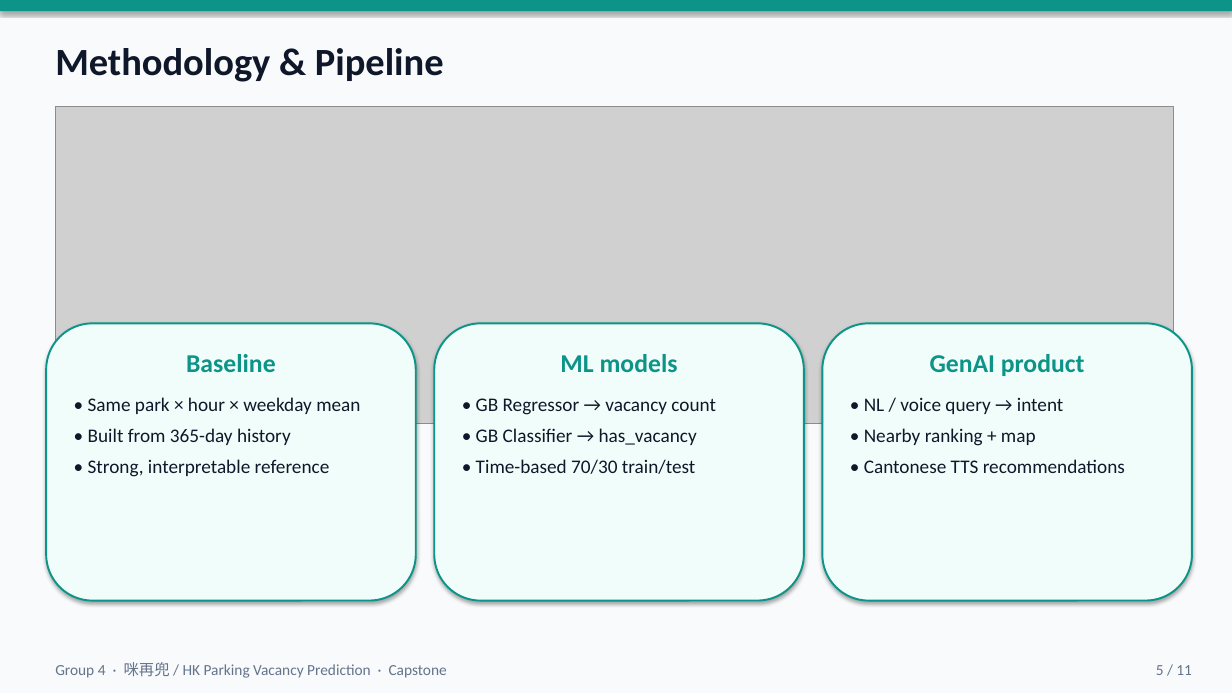
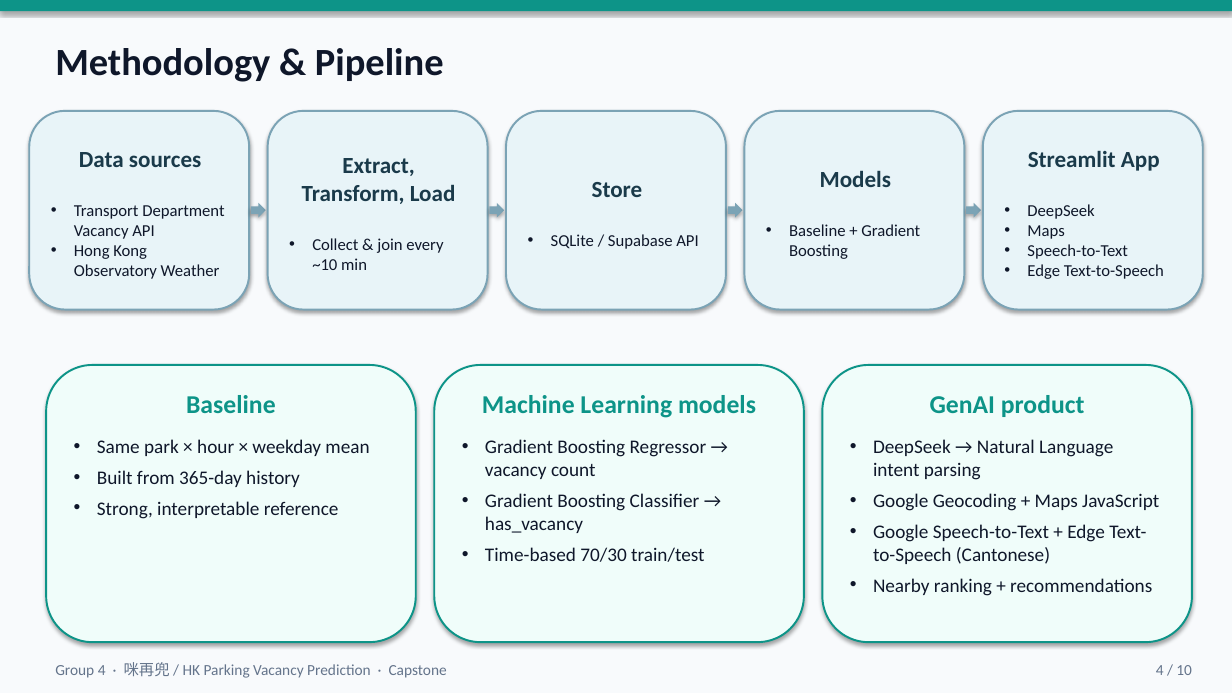
Before and after one commit to keithlky1992/hk-parking-vacancy-prediction, a slide deck: slide 4 of presentation/Group4_HK_Parking_Vacancy_Prediction.pptx (slide 5 before the commit). Drawn at 1232x693 pixels with LibreOffice and Linux fonts; fonts in the diff are those of the drawing; grey boxes stand for pictures. Boxes give left, top, right and bottom in pixels: in the first picture for what was removed or moved away, otherwise in the second. Text is boxed around its words. In the diff, an @@ line names an element or a change of style, - is before the commit and + after.

```diff
--- a/presentation/Group4_HK_Parking_Vacancy_Prediction.pptx
+++ b/presentation/Group4_HK_Parking_Vacancy_Prediction.pptx
@@ rounded rectangle added at bbox=[30, 111, 250, 310], fill #E8F4F8, outline #7BA3B5 1.5 pt, 13 pt, text #0F172A @@
+Data sources
+• Transport Department Vacancy API
+• Hong Kong Observatory Weather
@@ picture removed at bbox=[55, 106, 1174, 423] @@
@@ rounded rectangle added at bbox=[268, 111, 488, 310], fill #E8F4F8, outline #7BA3B5 1.5 pt, 13 pt, text #0F172A @@
+Extract, Transform, Load
+• Collect & join every ~10 min
@@ rounded rectangle added at bbox=[506, 111, 726, 310], fill #E8F4F8, outline #7BA3B5 1.5 pt, 13 pt, text #0F172A @@
+Store
+• SQLite / Supabase API
@@ rounded rectangle added at bbox=[745, 111, 965, 310], fill #E8F4F8, outline #7BA3B5 1.5 pt, 13 pt, text #0F172A @@
+Models
+• Baseline + Gradient Boosting
@@ rounded rectangle added at bbox=[983, 111, 1203, 310], fill #E8F4F8, outline #7BA3B5 1.5 pt, 13 pt, text #0F172A @@
+Streamlit App
+• DeepSeek
+• Maps
+• Speech-to-Text
+• Edge Text-to-Speech
@@ right arrow added at bbox=[251, 202, 266, 217], fill #7BA3B5 @@
@@ right arrow added at bbox=[490, 202, 505, 217], fill #7BA3B5 @@
@@ right arrow added at bbox=[728, 202, 743, 217], fill #7BA3B5 @@
@@ right arrow added at bbox=[967, 202, 982, 217], fill #7BA3B5 @@
@@ 3 rounded rectangles, 2 texts: place and size @@
-3 rounded rectangles, 2 texts at bbox=[46, 323, 1192, 601]
+3 rounded rectangles, 2 texts at bbox=[46, 365, 1192, 642]
@@ text at bbox=[482, 395, 756, 418]: text changed @@
-ML models
+Machine Learning models
@@ text at bbox=[97, 439, 369, 519]: text changed @@
-• Same park × hour × weekday mean
-• Built from 365-day history
-• Strong, interpretable reference
+• Same park × hour × weekday mean
+• Built from 365-day history
+• Strong, interpretable reference
@@ text at bbox=[485, 439, 707, 562]: text changed @@
-• GB Regressor → vacancy count
-• GB Classifier → has_vacancy
-• Time-based 70/30 train/test
+• Gradient Boosting Regressor → vacancy count
+• Gradient Boosting Classifier → has_vacancy
+• Time-based 70/30 train/test
@@ text at bbox=[873, 439, 1159, 596]: text changed @@
-• NL / voice query → intent
-• Nearby ranking + map
-• Cantonese TTS recommendations
+• DeepSeek → Natural Language intent parsing
+• Google Geocoding + Maps JavaScript
+• Google Speech-to-Text + Edge Text-to-Speech (Cantonese)
+• Nearby ranking + recommendations
@@ text at bbox=[1156, 665, 1192, 675]: text changed @@
-5 / 11
+4 / 10
```
Also in this commit, not shown: 9 other slides changed, 1 slide removed, 6 other files.
